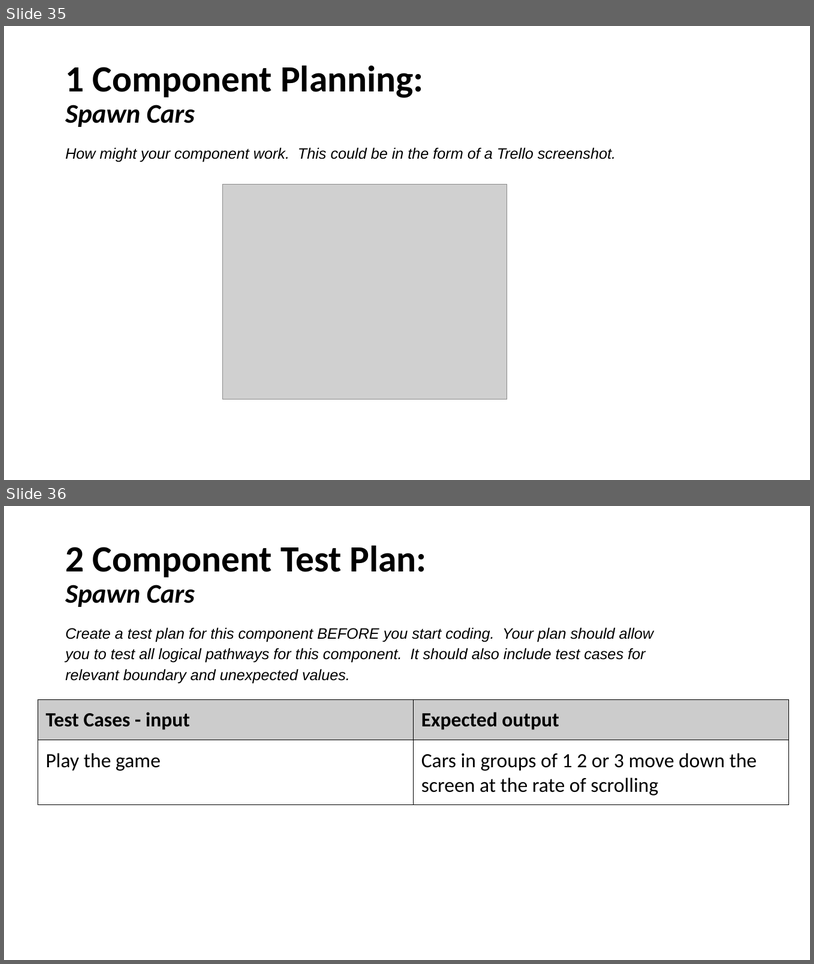
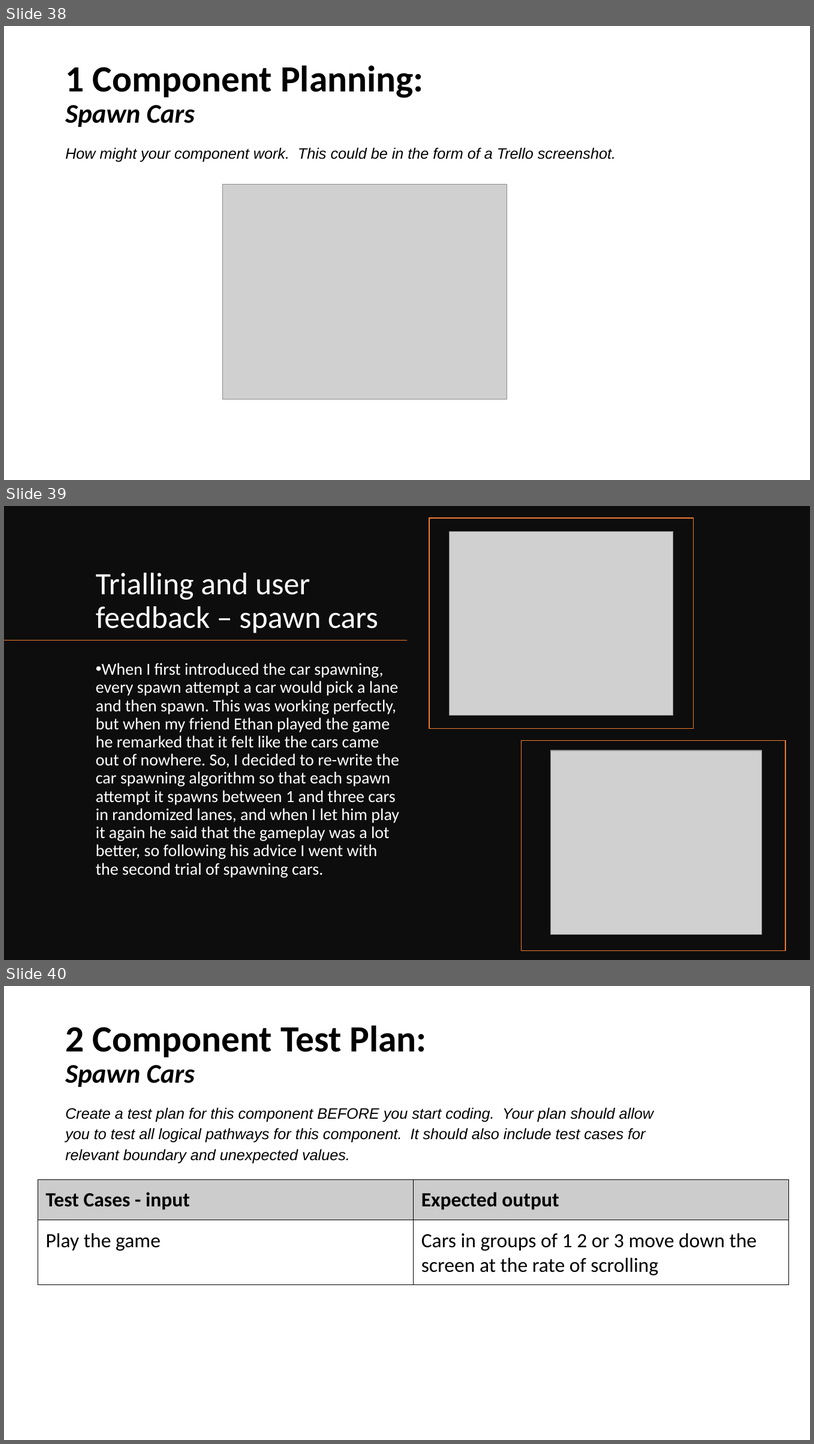
Before and after one commit to Samuel-Burgess/CS-Assesment-Programming, a slide deck: Documentation/3.7 and 3.8 Documentation Samuel Burgess.pptx. Shown one above the other, each under a label of ours: slides 35 and 36 before the commit, slides 38, 39 and 40 after it. The pictures are 814x964 and 814x1444 pixels, drawn with LibreOffice and Linux fonts; fonts in the diff are those of the drawing; grey boxes stand for pictures. Boxes give left, top, right and bottom in pixels: in the first picture for what was removed or moved away, otherwise in the second. Text is boxed around its words. In the diff, an @@ line names an element or a change of style, - is before the commit and + after.

```diff
--- a/Documentation/3.7 and 3.8 Documentation Samuel Burgess.pptx
+++ b/Documentation/3.7 and 3.8 Documentation Samuel Burgess.pptx
@@ slide 39 added at box(4, 506, 810, 960), background #FFFFFF @@
@@ rectangle added at box(4, 506, 810, 960), fill #0D0D0D @@
@@ rectangle added at box(429, 518, 693, 728), outline #ED7D31 1 pt @@
@@ picture added at box(450, 531, 674, 716) @@
@@ title added at box(96, 573, 378, 633), 37 pt, text #FFFFFF @@
+Trialling and user feedback – spawn cars
@@ line added from (408, 640) to (4, 640), #ED7D31 1 pt @@
@@ text added at box(96, 663, 399, 877), 20 pt, text #FFFFFF @@
+• When I first introduced the car spawning, every spawn attempt a car would pick a lane and then spawn. This was working perfectly, but when my friend Ethan played the game he remarked that it felt like the cars came out of nowhere. So, I decided to re-write the car spawning algorithm so that each spawn attempt it spawns between 1 and three cars in randomized lanes, and when I let him play it again he said that the gameplay was a lot better, so following his advice I went with the second trial of spawning cars.
@@ rectangle added at box(522, 740, 786, 950), outline #ED7D31 1 pt @@
@@ picture added at box(551, 750, 762, 935) @@
@@ what was slide 35 is now slide 38 @@
@@ what was slide 36 is now slide 40 @@
```
Also in this commit, not shown: 5 slides changed, 7 other slides added, 1 slide removed, 6 other files.
